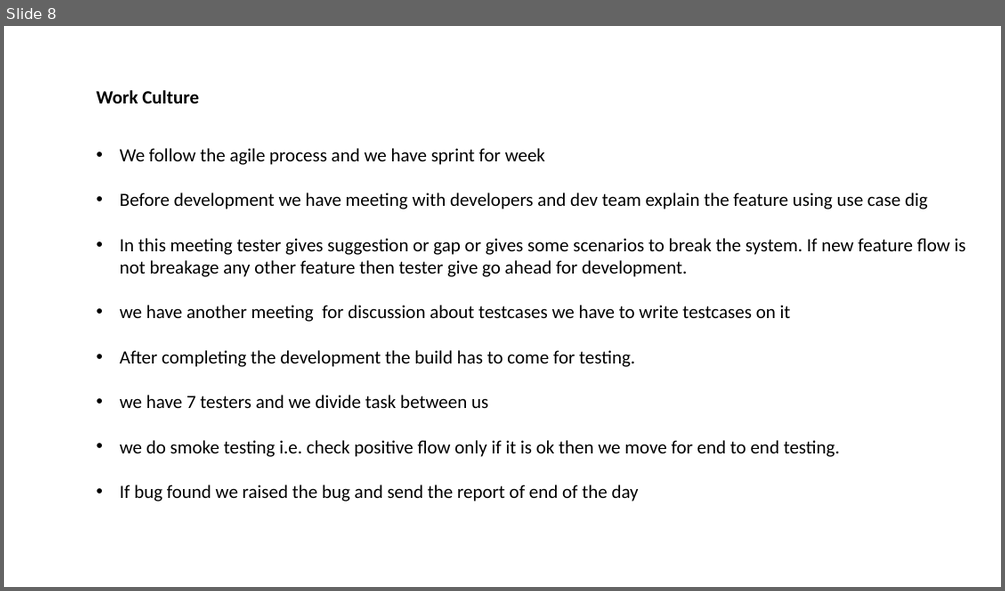
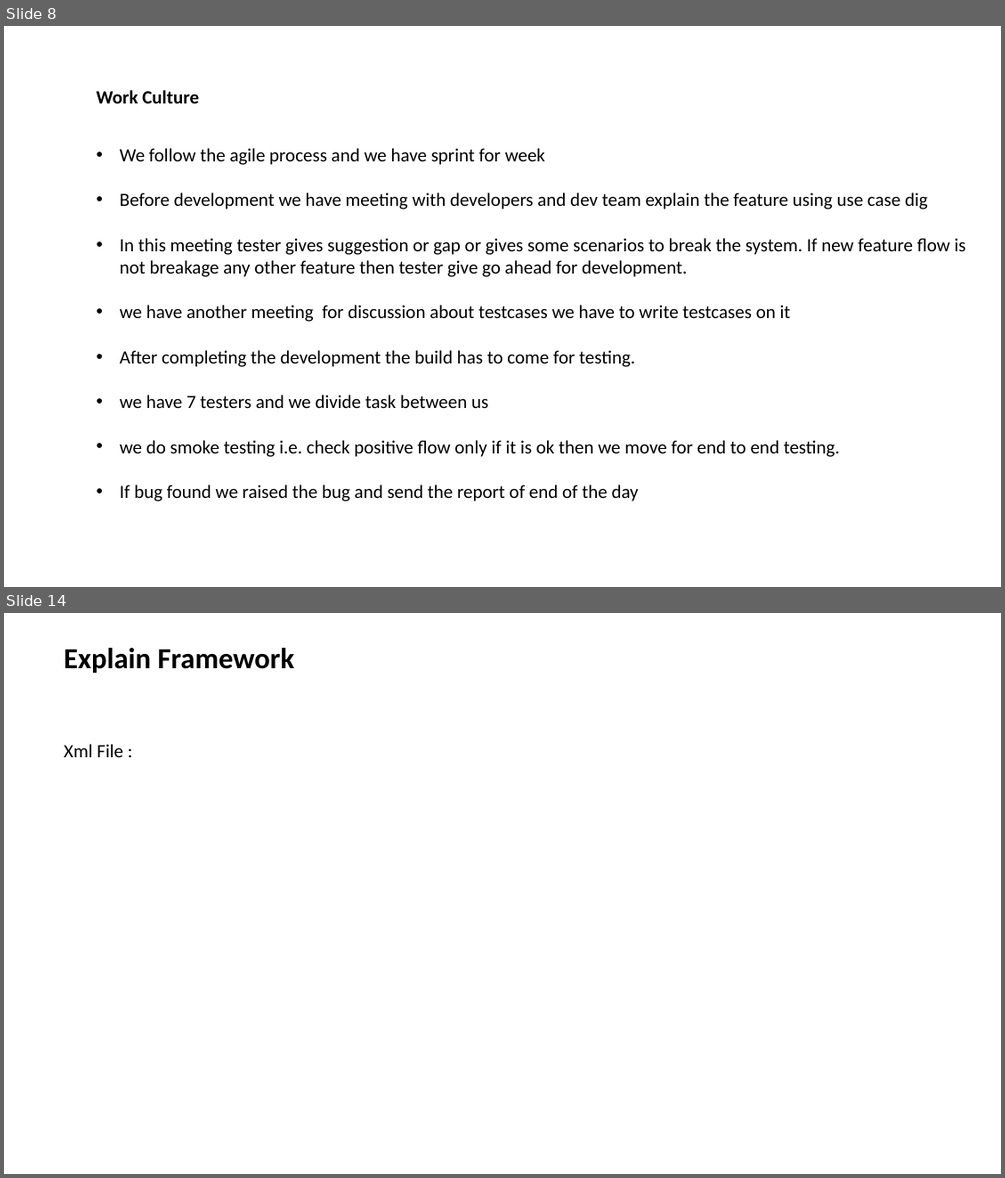
Before and after one commit to rohitb13/images, a slide deck: Combilne_Doc/For_KPIT_IP.pptx. Shown one above the other, each under a label of ours: slide 8 before the commit, slides 8 and 14 after it; the slides between them are not shown. The pictures are 1005x591 and 1005x1178 pixels, drawn with LibreOffice and Linux fonts; fonts in the diff are those of the drawing. Boxes give left, top, right and bottom in pixels: in the first picture for what was removed or moved away, otherwise in the second. Text is boxed around its words. In the diff, an @@ line names an element or a change of style, - is before the commit and + after.

```diff
--- a/Combilne_Doc/For_KPIT_IP.pptx
+++ b/Combilne_Doc/For_KPIT_IP.pptx
@@ slide 14 added at [4,613,1001,1174], background #FFFFFF @@
@@ text added at [64,648,295,673], 28 pt, text #000000, bold @@
+Explain Framework
@@ text added at [64,744,123,757], 18 pt, text #000000 @@
+Xml File :
```
Also in this commit, not shown: 5 other slides added, 1 other file.
